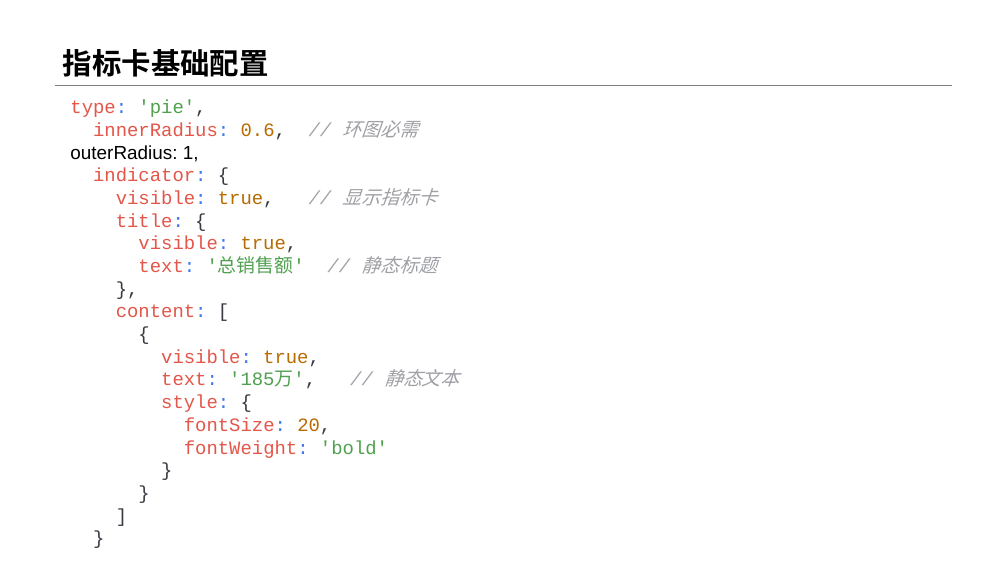
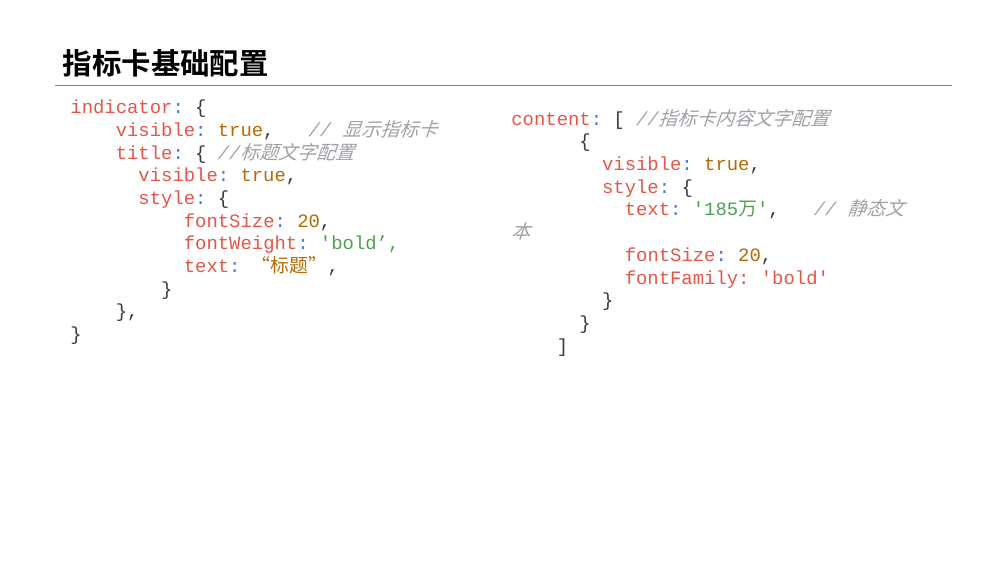
Before and after one commit to menglin1997/vchartCourse, a slide deck: slide 3 of code/Chapter 3 - Vchart Type/22-PieAdvanced/22-PieAdvanced.pptx (slide 4 before the commit). Drawn at 1008x567 pixels with LibreOffice and Linux fonts; fonts in the diff are those of the drawing. Boxes give left, top, right and bottom in pixels: in the first picture for what was removed or moved away, otherwise in the second. Text is boxed around its words. In the diff, an @@ line names an element or a change of style, - is before the commit and + after.

```diff
--- a/code/Chapter 3 - Vchart Type/22-PieAdvanced/22-PieAdvanced.pptx
+++ b/code/Chapter 3 - Vchart Type/22-PieAdvanced/22-PieAdvanced.pptx
@@ text at <box>70,100,437,276</box>: paragraph added @@
+},
@@ text at <box>70,100,437,276</box>: paragraphs removed @@
-]
-}
@@ text at <box>70,100,419,162</box>: paragraphs removed @@
-type: 'pie',
-innerRadius: 0.6, // 环图必需
-outerRadius: 1,
@@ text added at <box>511,109,905,288</box>, 18 pt, text #E45649 @@
+content: [ //指标卡内容文字配置
+{
+visible: true,
+style: {
+text: '185万', // 静态文本
+fontSize: 20,
+fontFamily: 'bold'
+}
+}
+]
@@ text at <box>116,138,354,161</box>: text changed; text colour #E45649 to #A0A1A7; italic on @@
-title: {
+title: { //标题文字配置
@@ text at <box>184,236,399,276</box>: text changed @@
-fontWeight: 'bold'
+fontWeight: 'bold’,
+text: “标题”,
@@ text at <box>116,256,460,389</box>: paragraphs removed @@
-text: '总销售额' // 静态标题
-},
-content: [
-{
-visible: true,
-text: '185万', // 静态文本
```
Also in this commit, not shown: 4 other slides changed, 1 slide added, 5 slides removed, 5 other files.
